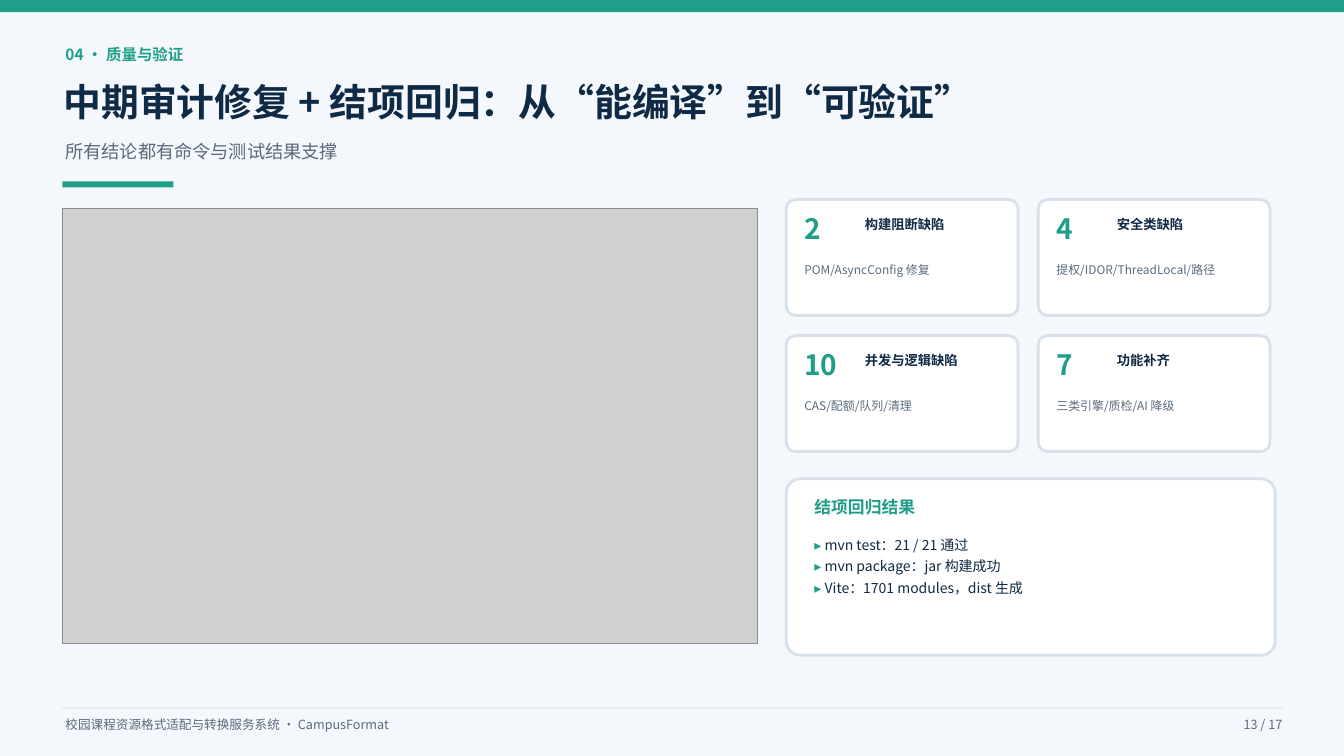
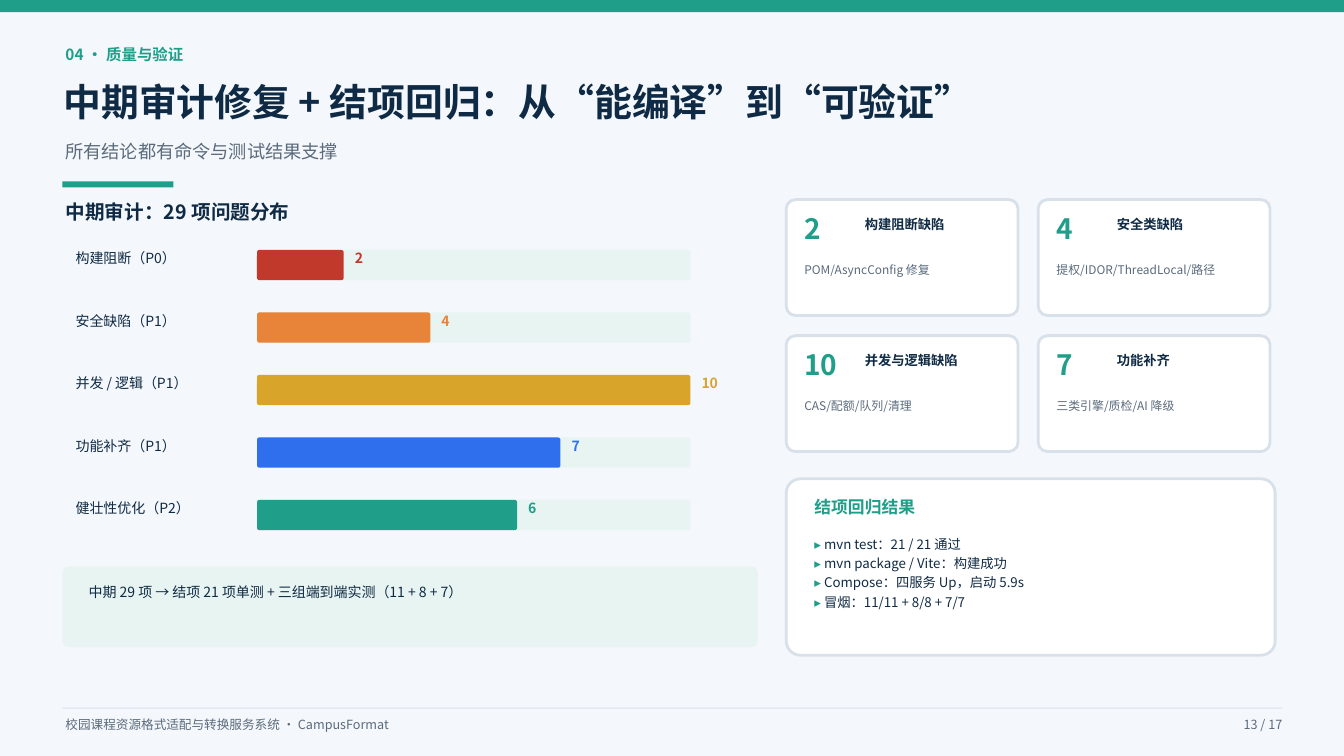
Before and after one commit to Pigdong123/----------------------, a slide deck: slide 13 of 项目人工周期/2026.10.26（第2~5周）/校园课程资源格式适配与转换服务系统-结项汇报.pptx. Drawn at 1344x756 pixels with LibreOffice and Linux fonts; fonts in the diff are those of the drawing; grey boxes stand for pictures. Boxes give left, top, right and bottom in pixels: in the first picture for what was removed or moved away, otherwise in the second. Text is boxed around its words. In the diff, an @@ line names an element or a change of style, - is before the commit and + after.

Commit message:
test/docs: 补充三组端到端验证、结项报告与答辩材料

```diff
--- a/项目人工周期/2026.10.26（第2~5周）/校园课程资源格式适配与转换服务系统-结项汇报.pptx
+++ b/项目人工周期/2026.10.26（第2~5周）/校园课程资源格式适配与转换服务系统-结项汇报.pptx
@@ picture removed at (x1=63, y1=209, x2=758, y2=643) @@
@@ text added at (x1=65, y1=202, x2=289, y2=221), 14 pt, text #0F2A44, bold @@
+中期审计：29 项问题分布
@@ text added at (x1=76, y1=251, x2=176, y2=264), 10 pt, text #0F2A44 @@
+构建阻断（P0）
@@ rounded rectangle added at (x1=257, y1=250, x2=691, y2=280), fill #E8F4F1 @@
@@ rounded rectangle added at (x1=257, y1=250, x2=344, y2=280), fill #C0392B @@
@@ text added at (x1=355, y1=252, x2=363, y2=263), 10 pt, text #C0392B, bold @@
+2
@@ text added at (x1=76, y1=314, x2=176, y2=327), 10 pt, text #0F2A44 @@
+安全缺陷（P1）
@@ rounded rectangle added at (x1=257, y1=313, x2=691, y2=343), fill #E8F4F1 @@
@@ rounded rectangle added at (x1=257, y1=313, x2=431, y2=343), fill #E8833A @@
@@ text added at (x1=441, y1=315, x2=449, y2=326), 10 pt, text #E8833A, bold @@
+4
@@ text added at (x1=76, y1=376, x2=187, y2=389), 10 pt, text #0F2A44 @@
+并发 / 逻辑（P1）
@@ rounded rectangle added at (x1=257, y1=375, x2=691, y2=405), fill #D9A42A @@
@@ text added at (x1=702, y1=377, x2=718, y2=388), 10 pt, text #D9A42A, bold @@
+10
@@ text added at (x1=76, y1=439, x2=176, y2=452), 10 pt, text #0F2A44 @@
+功能补齐（P1）
@@ rounded rectangle added at (x1=257, y1=438, x2=691, y2=468), fill #E8F4F1 @@
@@ rounded rectangle added at (x1=257, y1=438, x2=561, y2=468), fill #2F6FED @@
@@ text added at (x1=572, y1=440, x2=580, y2=451), 10 pt, text #2F6FED, bold @@
+7
@@ text added at (x1=76, y1=501, x2=190, y2=514), 10 pt, text #0F2A44 @@
+健壮性优化（P2）
@@ rounded rectangle added at (x1=257, y1=500, x2=691, y2=530), fill #E8F4F1 @@
@@ rounded rectangle added at (x1=257, y1=500, x2=517, y2=530), fill #1F9E89 @@
@@ text added at (x1=528, y1=502, x2=536, y2=513), 10 pt, text #1F9E89, bold @@
+6
@@ text at (x1=824, y1=538, x2=961, y2=550): size 10 to 9.5 pt in "▸ mvn test：21 / 21 通过"; less space between paragraphs @@
@@ rounded rectangle added at (x1=63, y1=567, x2=758, y2=647), fill #E8F4F1 @@
@@ text at (x1=824, y1=557, x2=1024, y2=610): text changed; size 10 to 9.5 pt @@
-▸ mvn package：jar 构建成功
-▸ Vite：1701 modules，dist 生成
+▸ mvn package / Vite：构建成功
+▸ Compose：四服务 Up，启动 5.9s
+▸ 冒烟：11/11 + 8/8 + 7/7
@@ text added at (x1=89, y1=585, x2=463, y2=598), 10 pt, text #0F2A44 @@
+中期 29 项 → 结项 21 项单测 + 三组端到端实测（11 + 8 + 7）
```
Also in this commit, not shown: 1 other slide changed, 7 other files.
